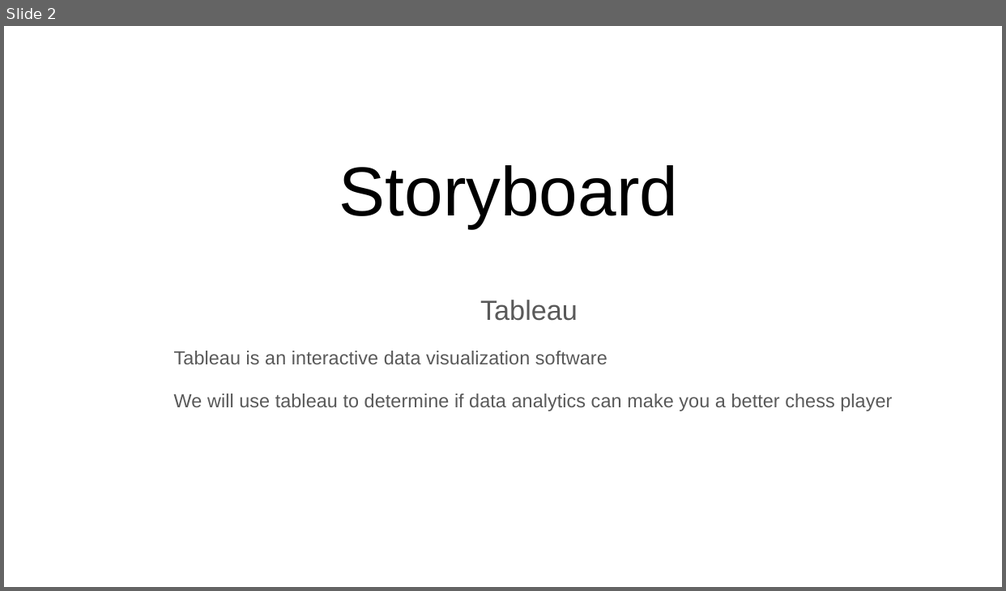
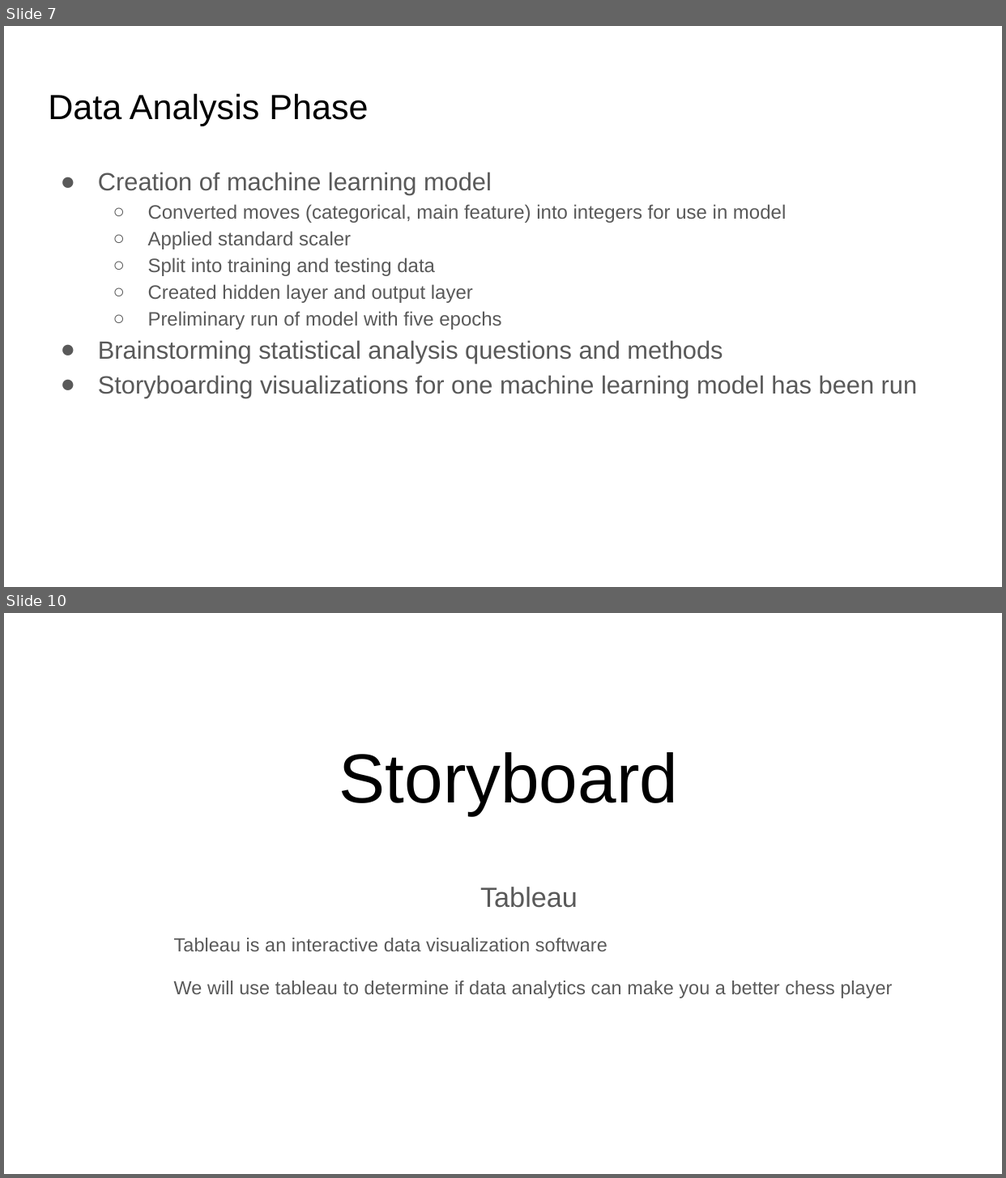
Before and after one commit to Nveatch/Chess_Games_Group_Analysis, a slide deck: Group_1_Presentation.pptx. Shown one above the other, each under a label of ours: slide 2 before the commit, slides 7 and 10 after it; the slides between them are not shown. The pictures are 1006x591 and 1006x1178 pixels, drawn with LibreOffice and Linux fonts; fonts in the diff are those of the drawing. Boxes give left, top, right and bottom in pixels: in the first picture for what was removed or moved away, otherwise in the second. Text is boxed around its words. In the diff, an @@ line names an element or a change of style, - is before the commit and + after.

```diff
--- a/Group_1_Presentation.pptx
+++ b/Group_1_Presentation.pptx
@@ slide 7 added at bbox=[4, 26, 1002, 587], background #FFFFFF @@
@@ title added at bbox=[48, 93, 368, 126], 25.2 pt, text #000000 @@
+Data Analysis Phase
@@ text added at bbox=[98, 172, 918, 398], 14 pt, text #595959 @@
+● Creation of machine learning model
+  ○ Converted moves (categorical, main feature) into integers for use in model
+  ○ Applied standard scaler
+  ○ Split into training and testing data
+  ○ Created hidden layer and output layer
+  ○ Preliminary run of model with five epochs
+● Brainstorming statistical analysis questions and methods
+● Storyboarding visualizations for one machine learning model has been run
@@ what was slide 2 is now slide 10 @@
```
Also in this commit, not shown: 1 slide changed, 14 other slides added.
